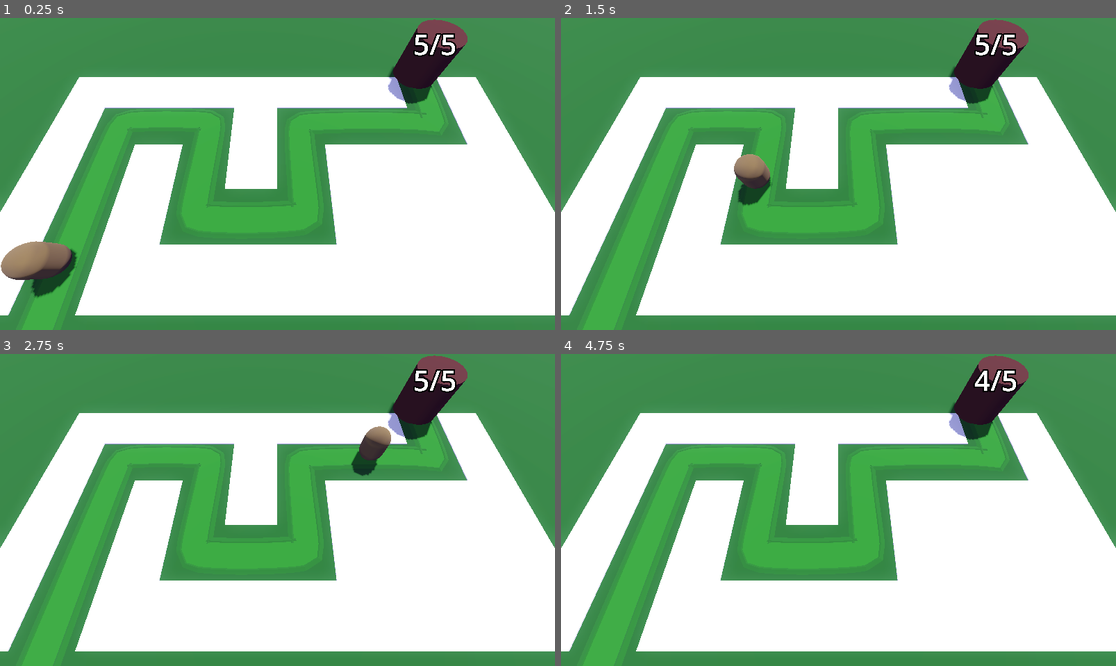
Above: before the commit, frames 1-4 (two rows, left to right).
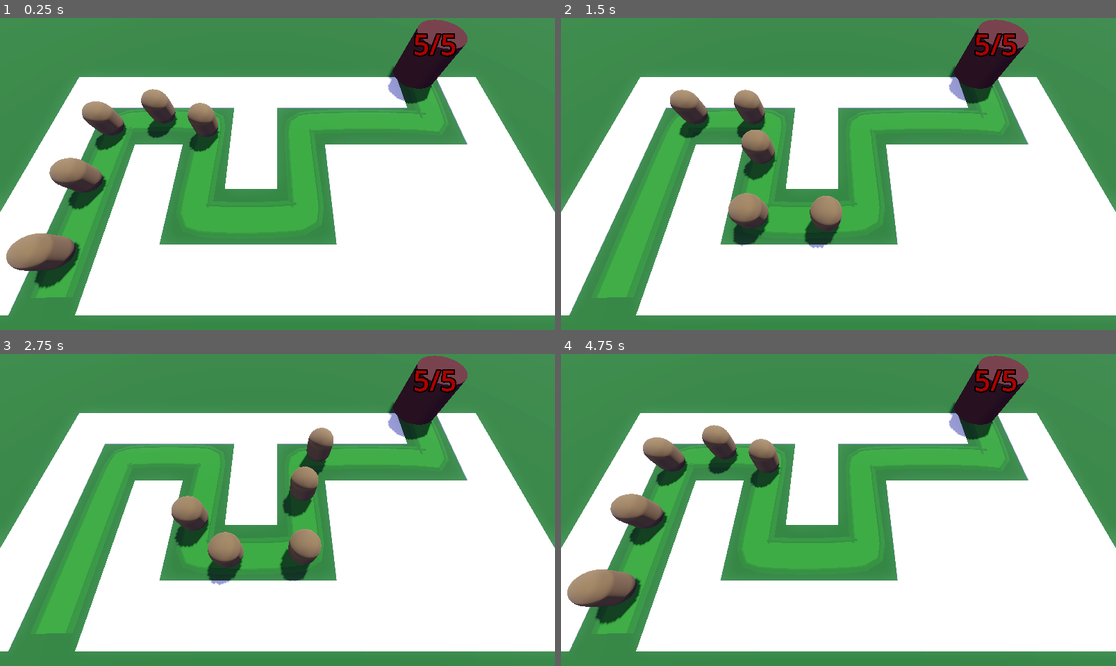
Above: after the commit, the same moments.

Repository: fbcs-hailey/Barbarian_blaster2
Game: Godot game, scene res://Base/base.tscn
Two runs of this game, one before a commit and one after it. Both use one fixed random seed, a clock stepped at 60 frames per second and the inputs below.
Inputs:
- Up to frame 1 (0.25 s): no input
- Up to frame 2 (1.5 s): no input
- Up to frame 3 (2.75 s): no input
- Up to frame 4 (4.75 s): no input

The runs differ from the first frame. In frame 1, 5.1% of the frame differs, in the area x 0-82%, y 5-100%; in frame 2, 5.0%; in frame 3, 5.2%; in frame 4, 5.6%, in the area x 1-82%, y 4-100%.

Commit message:
add label

Diff:
--- a/Base/base.tscn
+++ b/Base/base.tscn
@@ -24,7 +24,7 @@
 
 [sub_resource type="Curve3D" id="Curve3D_u1x2a"]
 _data = {
-"points": PackedVector3Array(0, 0, 0, 0, 0, 0, -13.868282, 0, 14.049806, -0.281147, 0, 0.38222075, 0.281147, 0, …(528 unchanged characters)…
+"points": PackedVector3Array(0, 0, 0, 0, 0, 0, -13.868282, 0, 11.094328, -0.281147, 0, 0.38222075, 0.281147, 0, …(528 unchanged characters)…
 "tilts": PackedFloat32Array(0, 0, 0, 0, 0, 0, 0, 0)
 }
 point_count = 8
@@ -112,9 +112,28 @@
 material = SubResource("StandardMaterial3D_ws5nf")
 
 [node name="Enemy" parent="Path3D" instance=ExtResource("2_n5f2c")]
-transform = Transform3D(0.9998695, 0, 0.0146915885, 0, 1, 0, -0.0146915885, 0, 0.9998695, -13.868282, 0, 14.049806)
+transform = Transform3D(0.99981076, 0, 0.018010015, 0, 1, 0, -0.018010015, 0, 0.99981076, -13.868282, 0, 11.094328)
 loop = false
-speed = 20
+
+[node name="Enemy2" parent="Path3D" instance=ExtResource("2_n5f2c")]
+transform = Transform3D(0.9999215, 0, 0.010144022, 0, 1, 0, -0.010144022, 0, 0.9999215, -13.937099, 0, 6.094903)
+progress = 5.0
+loop = false
+
+[node name="Enemy3" parent="Path3D" instance=ExtResource("2_n5f2c")]
+transform = Transform3D(0.99996305, 0, -0.004453322, 0, 1, 0, 0.004453322, 0, 0.99996305, -13.958745, 0, 1.0947475)
+progress = 10.0
+loop = false
+
+[node name="Enemy4" parent="Path3D" instance=ExtResource("2_n5f2c")]
+transform = Transform3D(0.0625235, 0, -0.99801636, 0, 1, 0, 0.99801636, 0, 0.0625235, -12.323301, 0, -2.6037729)
+progress = 15.0
+loop = false
+
+[node name="Enemy5" parent="Path3D" instance=ExtResource("2_n5f2c")]
+transform = Transform3D(-0.07117258, 0, -0.99743676, 0, 1, 0, 0.99743676, 0, -0.07117258, -7.325039, 0, -2.600995)
+progress = 20.0
+loop = false
 
 [node name="Home" parent="." instance=ExtResource("3_ws5nf")]
 transform = Transform3D(1, 0, 0, 0, 1, 0, 0, 0, 1, 13.842534, 0, -8.412359)
--- a/Enemy/enemy.gd
+++ b/Enemy/enemy.gd
@@ -14,4 +14,4 @@
 	progress+=delta*speed
 	if progress_ratio==1.0:
 		home.take_damage()
-		queue_free()
+		#queue_free()
--- a/home/home.gd
+++ b/home/home.gd
@@ -2,15 +2,18 @@
 class_name Home
 
 @export var max_health:=5
-@onready var label_3d: Label3D = $Label3D
+
 
 var health: int :
 	set(new_health):
 		health=new_health
 		label_3d.text=str(health)+"/"+str(max_health)
-
+		if new_health==0:
+			get_tree().reload_current_scene()
+@onready var label_3d: Label3D = $Label3D
 func _ready() -> void:
 	health=max_health
+	label_3d.modulate=Color.DARK_RED
 
 func take_damage()-> void:
 	print("damage taken at home")
